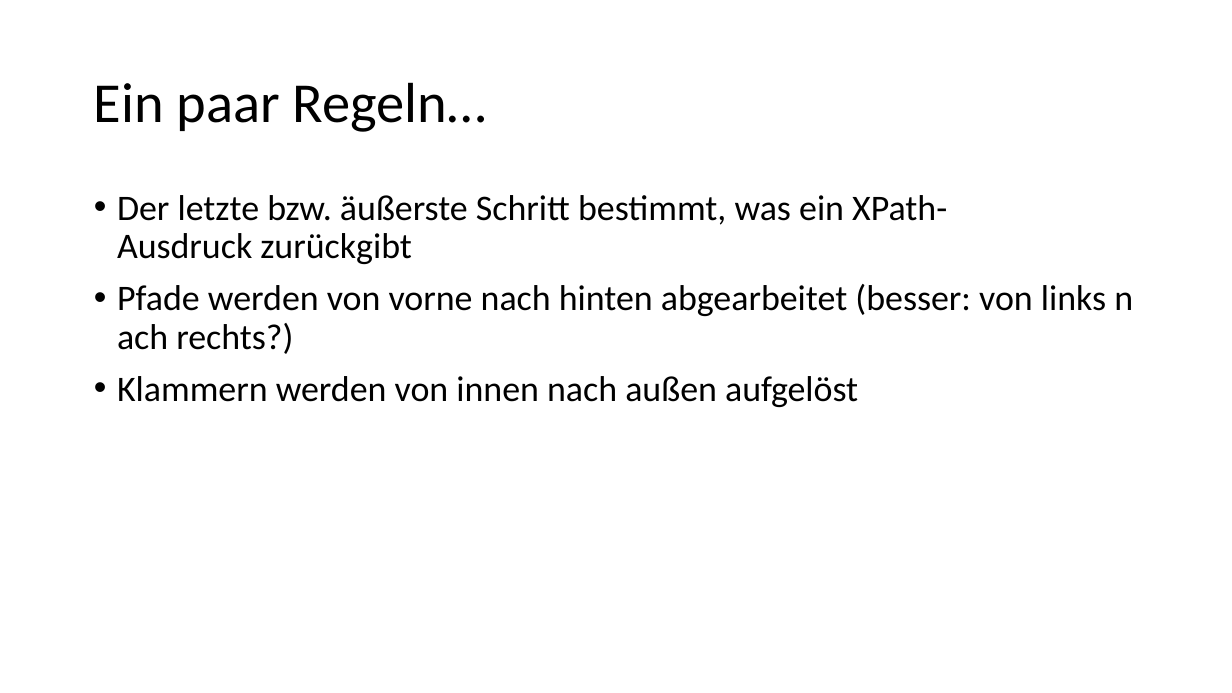
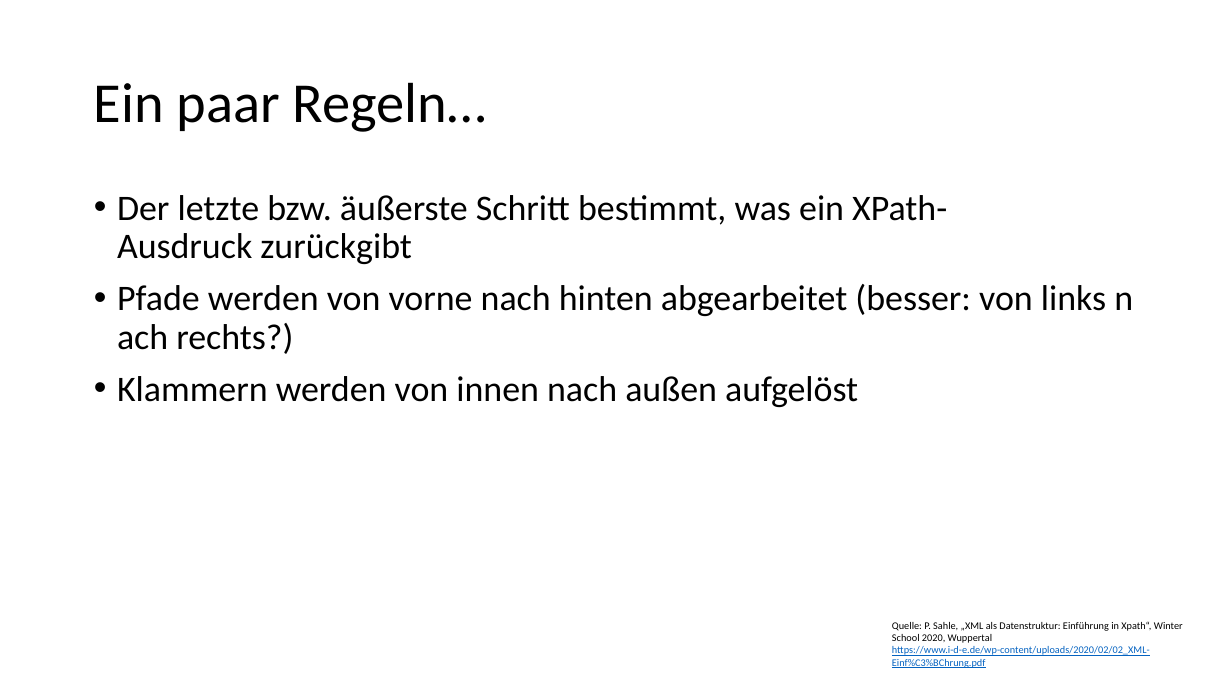
Before and after one commit to Lena-Luise/Lehre, a slide deck: slide 16 of SchulungenKGParl/Folien/XPath.pptx (slide 13 before the commit). Drawn at 1232x693 pixels with LibreOffice and Linux fonts; fonts in the diff are those of the drawing. Boxes give left, top, right and bottom in pixels: in the first picture for what was removed or moved away, otherwise in the second. Text is boxed around its words. In the diff, an @@ line names an element or a change of style, - is before the commit and + after.

```diff
--- a/SchulungenKGParl/Folien/XPath.pptx
+++ b/SchulungenKGParl/Folien/XPath.pptx
@@ text added at bbox=[892, 622, 1183, 668], 8 pt, text #000000 @@
+Quelle: P. Sahle, „XML als Datenstruktur: Einführung in Xpath“, Winter School 2020, Wuppertal https://www.i-d-e.de/wp-content/uploads/2020/02/02_XML-Einf%C3%BChrung.pdf
```
Also in this commit, not shown: 5 other slides changed, 10 slides added, 4 slides removed, 10 other files.
